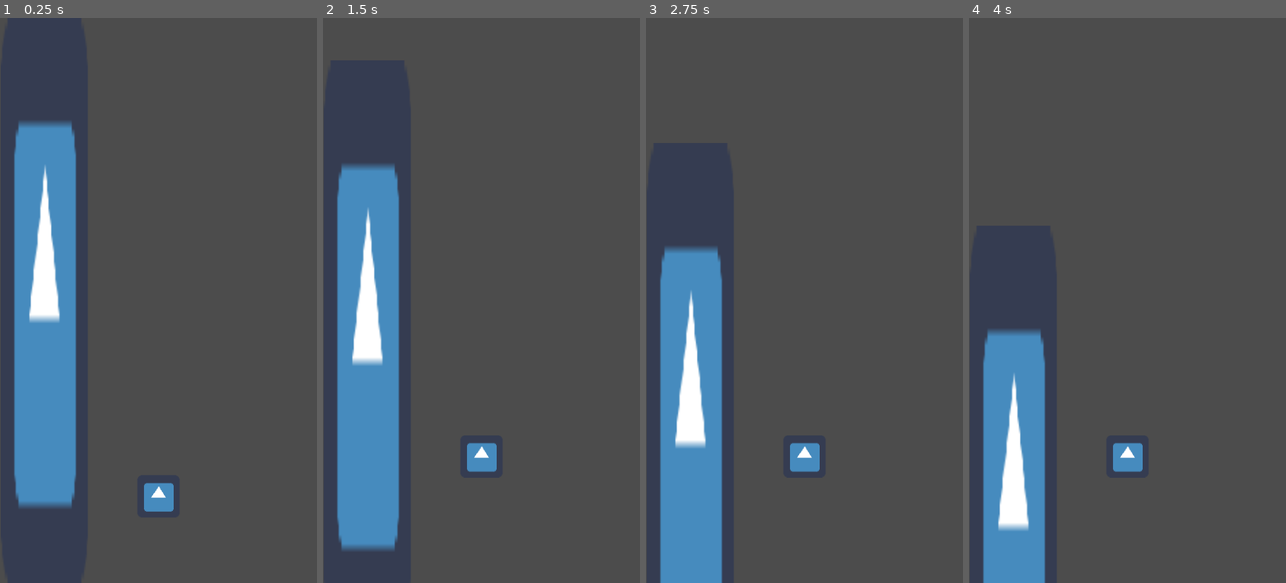
Above: before the commit, frames 1-4 (left to right).
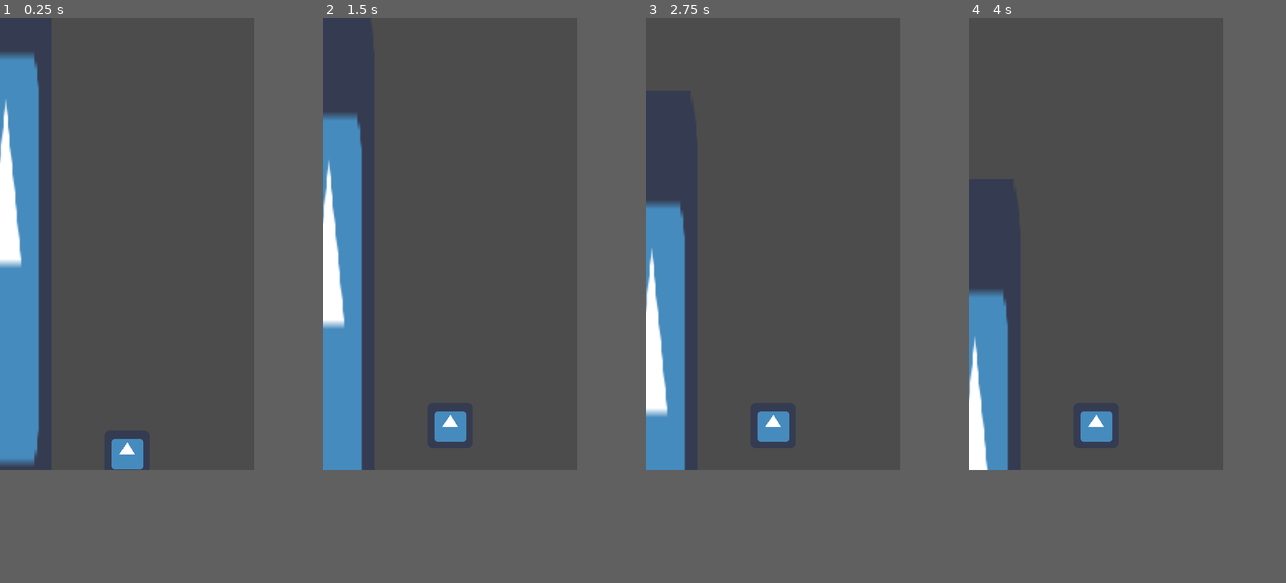
Above: after the commit, the same moments.

Repository: Yeetii/Bladerunner
Game: Godot game, scene res://Main.tscn
Same seed, same stepped clock (60 frames per second), same inputs: the game is played once before the commit and once after it. The engine's default icon, where the game draws it, is replaced by a stand-in: a white triangle on a blue panel in a dark square.
Inputs:
- Up to frame 1 (0.25 s): no input
- Up to frame 2 (1.5 s): no input
- Up to frame 3 (2.75 s): no input
- Up to frame 4 (4 s): no input
In our replay, the window is 449x800 before the commit and 360x640 after it. These sizes can differ from the game's own. Grey fills any space a smaller window leaves; there, only what the larger window draws over its background counts as a difference.

The runs differ from the first frame. In frame 1, 15% of the frame differs, in the area x 0-55%, y 6-88%; in frame 2, 14%; in frame 3, 13%; in frame 4, 10%.

Commit message:
Updated resolutions

Diff:
--- a/project.godot
+++ b/project.godot
@@ -16,8 +16,10 @@
 
 [display]
 
-window/size/width=480
-window/size/height=854
+window/size/width=720
+window/size/height=1280
+window/size/test_width=360
+window/size/test_height=640
 window/handheld/orientation="portrait"
 window/stretch/aspect="keep"
 
